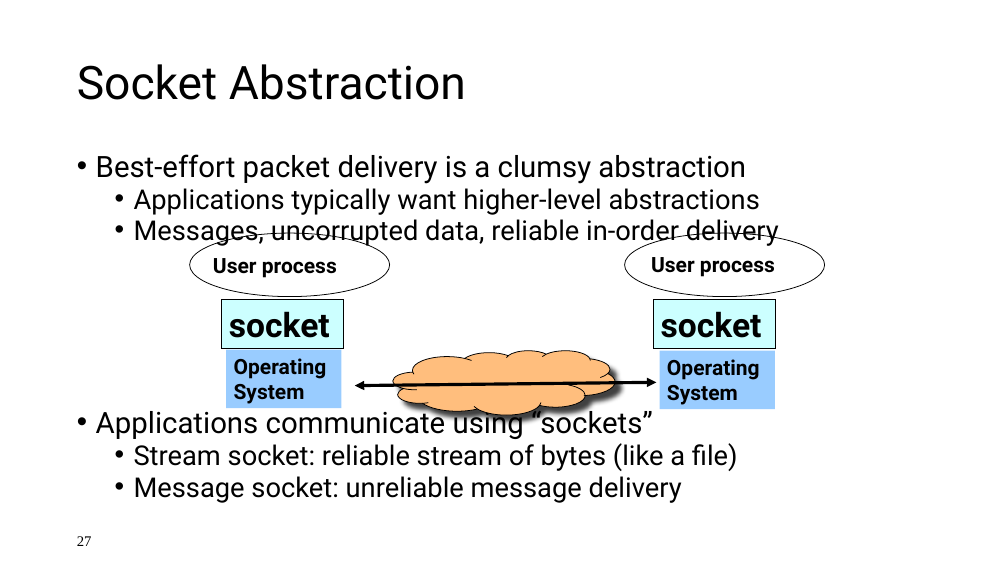
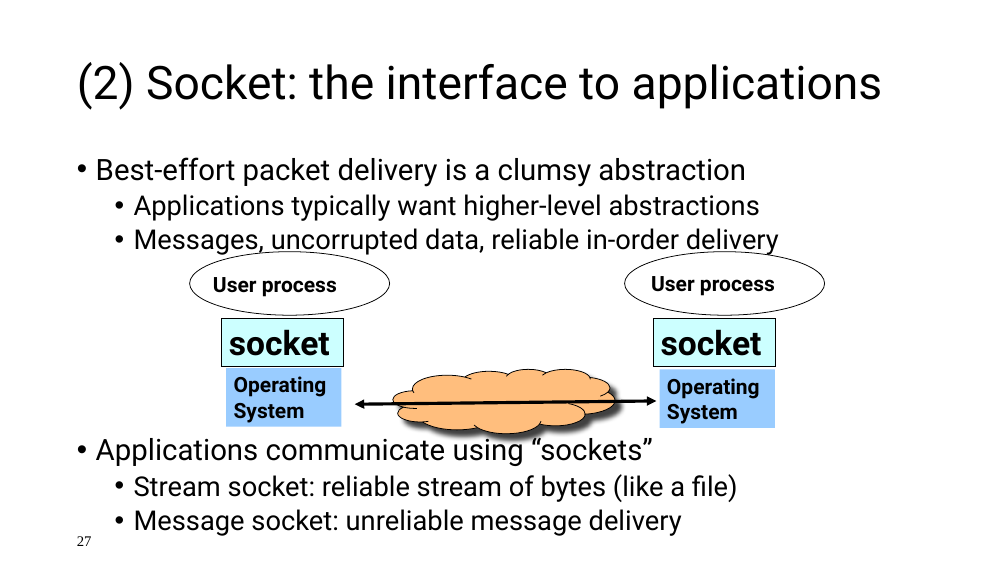
Before and after one commit to ngsrinivas/coursegen, a slide deck: slide 27 of ex/552-F19/lectures/02-architecture.pptx. Drawn at 1008x567 pixels with LibreOffice and Linux fonts; fonts in the diff are those of the drawing. Boxes give left, top, right and bottom in pixels: in the first picture for what was removed or moved away, otherwise in the second. Text is boxed around its words. In the diff, an @@ line names an element or a change of style, - is before the commit and + after.

```diff
--- a/ex/552-F19/lectures/02-architecture.pptx
+++ b/ex/552-F19/lectures/02-architecture.pptx
@@ title at <box>77,62,883,110</box>: text changed @@
-Socket Abstraction
+(2) Socket: the interface to applications
@@ text "Best-effort packet delivery is a ..." at <box>96,157,779,536</box>: line spacing 0.8 to 0.9 @@
@@ 4 rectangles, 2 texts, 2 ellipses, 1 double arrow, 1 freeform shape: place and size @@
-4 rectangles, 2 texts, 2 ellipses, 1 double arrow, 1 freeform shape at <box>190,233,825,415</box>
+4 rectangles, 2 texts, 2 ellipses, 1 double arrow, 1 freeform shape at <box>190,252,825,434</box>
```
Also in this commit, not shown: 16 other slides changed, 9 slides added, 18 slides removed, 4 other files.
